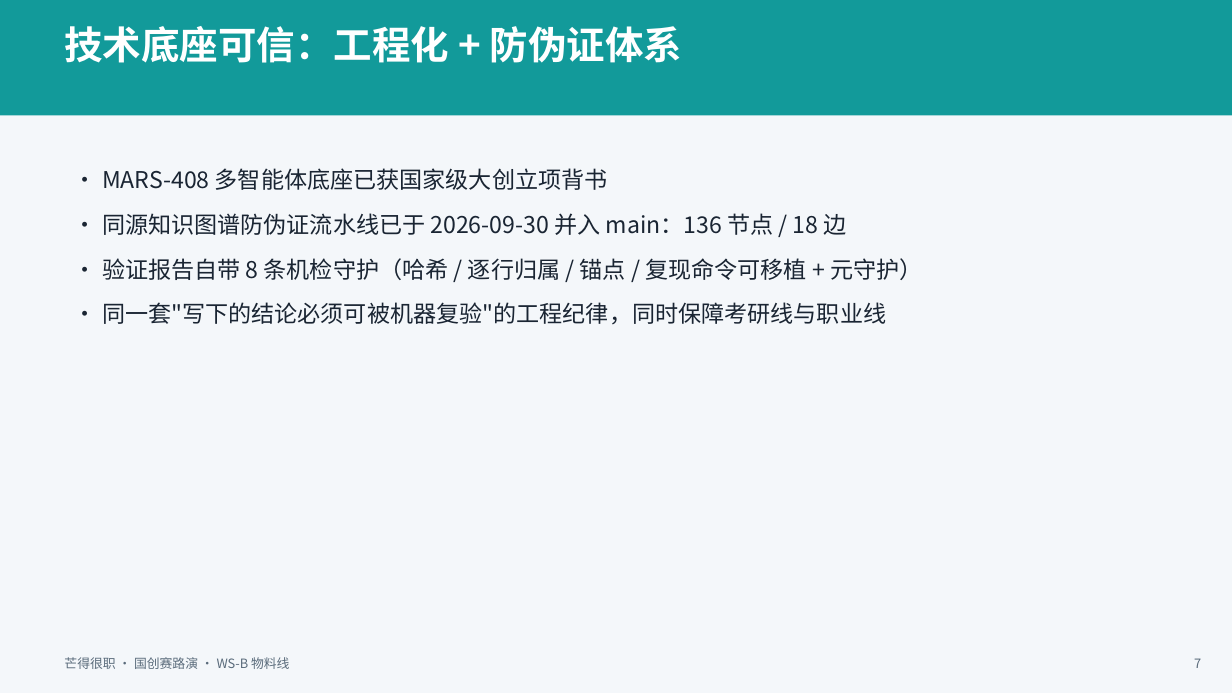
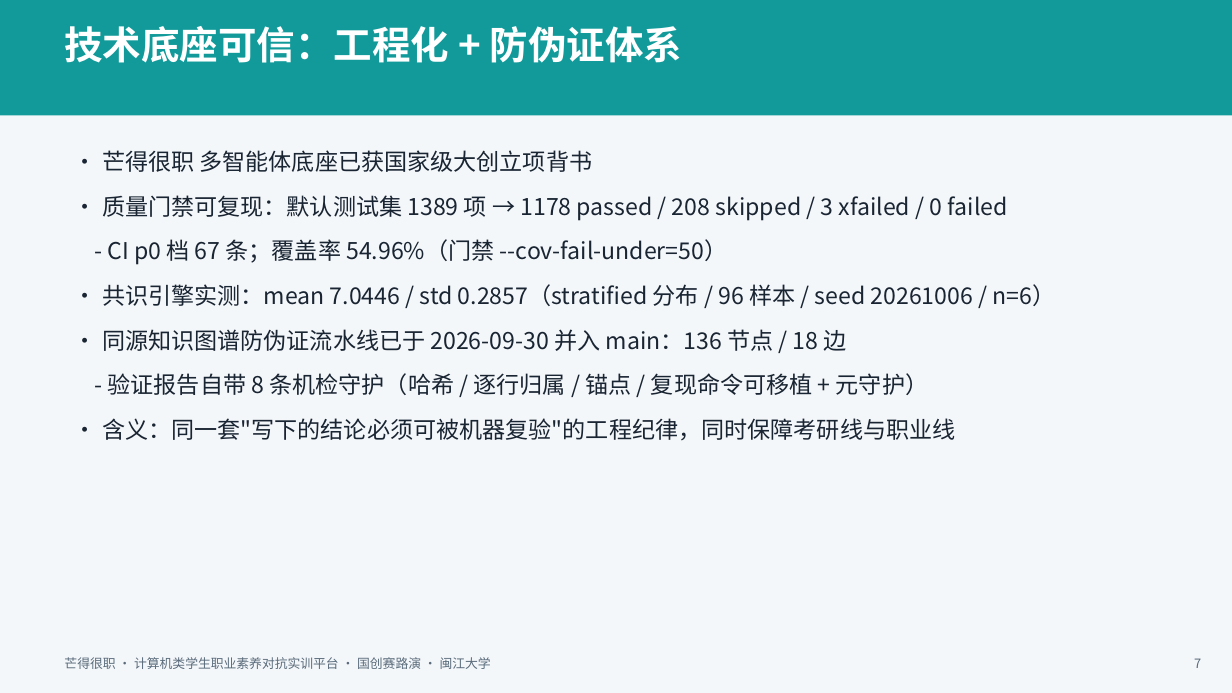
Before and after one commit to TrueFurina/MARS-408, a slide deck: slide 7 of deliverables/芒得很职-国创赛路演PPT-5分钟黄金路径.pptx. Drawn at 1232x693 pixels with LibreOffice and Linux fonts; fonts in the diff are those of the drawing. Boxes give left, top, right and bottom in pixels: in the first picture for what was removed or moved away, otherwise in the second. Text is boxed around its words. In the diff, an @@ line names an element or a change of style, - is before the commit and + after.

```diff
--- a/deliverables/芒得很职-国创赛路演PPT-5分钟黄金路径.pptx
+++ b/deliverables/芒得很职-国创赛路演PPT-5分钟黄金路径.pptx
@@ text "• 芒得很职 多智能体底座已获国家级大创立项背书" moved from (x1=102, y1=168, x2=922, y2=325) to (x1=102, y1=150, x2=1056, y2=441) @@
@@ text at (x1=102, y1=150, x2=1056, y2=306): text changed @@
-• MARS-408 多智能体底座已获国家级大创立项背书
+• 芒得很职 多智能体底座已获国家级大创立项背书
+• 质量门禁可复现：默认测试集 1389 项 → 1178 passed / 208 skipped / 3 xfailed / 0 failed
+- CI p0 档 67 条；覆盖率 54.96%（门禁 --cov-fail-under=50）
+• 共识引擎实测：mean 7.0446 / std 0.2857（stratified 分布 / 96 样本 / seed 20261006 / n=6）
@@ text at (x1=102, y1=373, x2=956, y2=441): text changed @@
-• 验证报告自带 8 条机检守护（哈希 / 逐行归属 / 锚点 / 复现命令可移植 + 元守护）
-• 同一套"写下的结论必须可被机器复验"的工程纪律，同时保障考研线与职业线
+- 验证报告自带 8 条机检守护（哈希 / 逐行归属 / 锚点 / 复现命令可移植 + 元守护）
+• 含义：同一套"写下的结论必须可被机器复验"的工程纪律，同时保障考研线与职业线
@@ text at (x1=64, y1=657, x2=491, y2=669): text changed @@
-芒得很职 · 国创赛路演 · WS-B 物料线
+芒得很职 · 计算机类学生职业素养对抗实训平台 · 国创赛路演 · 闽江大学
```
Also in this commit, not shown: 9 other slides changed, 3 other files.
